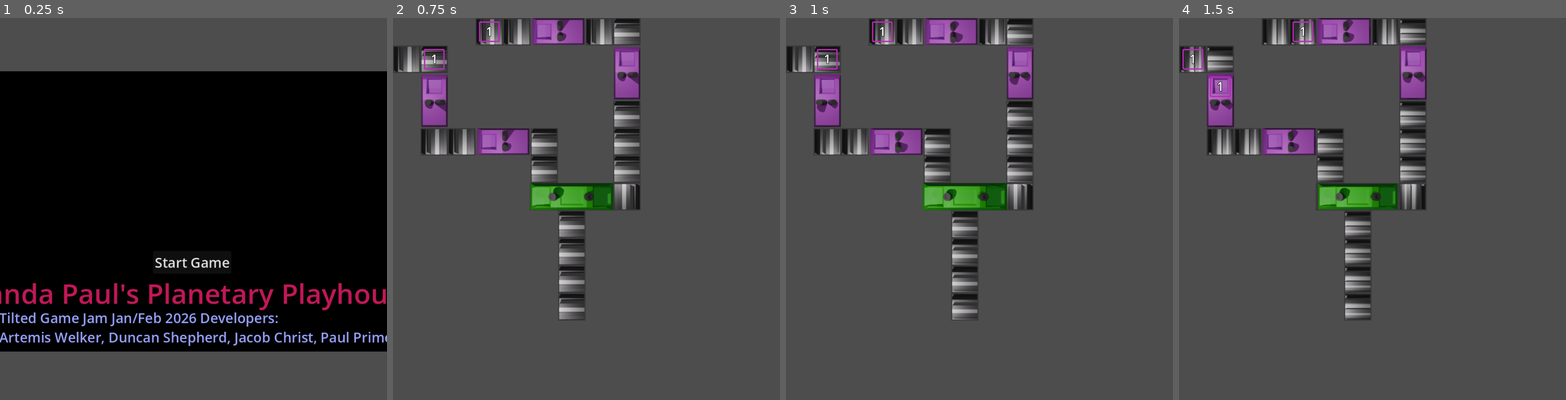
Above: before the commit, frames 1-4 (left to right).
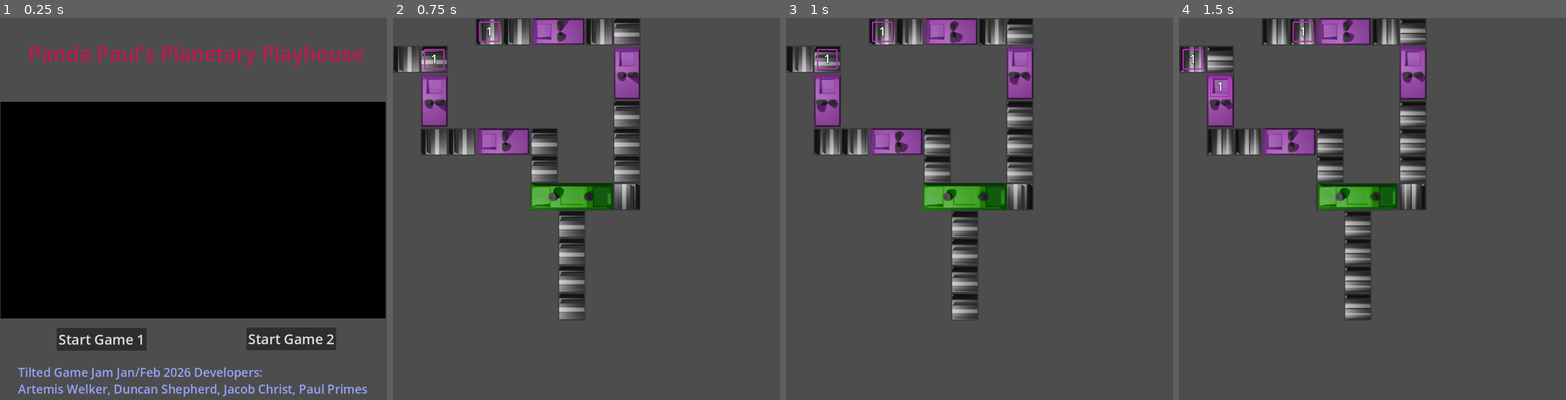
Above: after the commit, the same moments.

Repository: makreth/tiltedgjfeb
Game: Godot game, scene res://title_screen.tscn
The game is run twice, just before and just after one commit, with the same random seed, the same clock (stepped at 60 frames per second) and the same inputs. Video files are missing from this copy of the repository; at most half a second of black plays in their place.
Inputs:
- Up to frame 1 (0.25 s): no input
- Up to frame 2 (0.75 s): click "Start Game" (after the commit: "Start Game 1") at 0.5 s
- Up to frame 3 (1 s): no input
- Up to frame 4 (1.5 s): no input

The runs differ from the first frame. In frame 1, 23% of the frame differs, in the area x 0-100%, y 7-100%; in frame 2, nothing differs; in frame 3, nothing differs; in frame 4, nothing differs.

Commit message:
Added second level so that Jacob can play with the mechanics without messing with Duncan's work.

Diff:
--- /dev/null
+++ b/Scenes/jacobLevel.tscn
@@ -0,0 +1,202 @@
+[gd_scene load_steps=6 format=3 uid="uid://bjpleb2xunsxn"]
+
+[ext_resource type="PackedScene" uid="uid://bf7na3fmrtpu3" path="res://Packed/ConveyorBelt.tscn" id="1_1301m"]
+[ext_resource type="PackedScene" uid="uid://du28ged46ahng" path="res://Packed/AddBinaryMachine.tscn" id="2_3eevy"]
+[ext_resource type="PackedScene" uid="uid://by7ygh5f7r4hq" path="res://Packed/AddFixedMachine.tscn" id="3_dy6l8"]
+[ext_resource type="PackedScene" uid="uid://bubvjqsd2l4cu" path="res://Packed/Item.tscn" id="4_hlc2l"]
+[ext_resource type="PackedScene" uid="uid://b8pitxln1wtbv" path="res://Packed/ExponentFixedMachine.tscn" id="5_s3q7f"]
+
+[node name="MainLevel" type="Node2D"]
+
+[node name="Camera2D" type="Camera2D" parent="."]
+anchor_mode = 0
+
+[node name="ConveyorBelt" parent="." instance=ExtResource("1_1301m")]
+position = Vector2(224, -160)
+facing = 2
+
+[node name="ConveyorBelt2" parent="." instance=ExtResource("1_1301m")]
+position = Vector2(224, -96)
+facing = 2
+
+[node name="ConveyorBelt3" parent="." instance=ExtResource("1_1301m")]
+position = Vector2(224, 32)
+facing = 1
+
+[node name="ConveyorBelt13" parent="." instance=ExtResource("1_1301m")]
+position = Vector2(288, 32)
+facing = 1
+
+[node name="ConveyorBelt14" parent="." instance=ExtResource("1_1301m")]
+position = Vector2(480, 32)
+facing = 1
+
+[node name="ConveyorBelt15" parent="." instance=ExtResource("1_1301m")]
+position = Vector2(544, 32)
+facing = 2
+
+[node name="ConveyorBelt16" parent="." instance=ExtResource("1_1301m")]
+position = Vector2(544, 224)
+facing = 2
+
+[node name="ConveyorBelt20" parent="." instance=ExtResource("1_1301m")]
+position = Vector2(544, 288)
+facing = 2
+
+[node name="ConveyorBelt22" parent="." instance=ExtResource("1_1301m")]
+position = Vector2(544, 352)
+facing = 2
+
+[node name="ConveyorBelt23" parent="." instance=ExtResource("1_1301m")]
+position = Vector2(416, 480)
+facing = 2
+
+[node name="ConveyorBelt24" parent="." instance=ExtResource("1_1301m")]
+position = Vector2(416, 544)
+facing = 2
+
+[node name="ConveyorBelt25" parent="." instance=ExtResource("1_1301m")]
+position = Vector2(416, 608)
+facing = 2
+
+[node name="ConveyorBelt26" parent="." instance=ExtResource("1_1301m")]
+position = Vector2(416, 672)
+facing = 2
+
+[node name="ConveyorBelt21" parent="." instance=ExtResource("1_1301m")]
+position = Vector2(544, 416)
+facing = 3
+
+[node name="ConveyorBelt4" parent="." instance=ExtResource("1_1301m")]
+position = Vector2(224, -32)
+facing = 2
+
+[node name="ConveyorBelt5" parent="." instance=ExtResource("1_1301m")]
+position = Vector2(224, -224)
+facing = 2
+
+[node name="ConveyorBelt10" parent="." instance=ExtResource("1_1301m")]
+position = Vector2(-32, 96)
+facing = 1
+
+[node name="ConveyorBelt11" parent="." instance=ExtResource("1_1301m")]
+position = Vector2(32, 96)
+facing = 1
+
+[node name="ConveyorBelt12" parent="." instance=ExtResource("1_1301m")]
+position = Vector2(96, 96)
+facing = 2
+
+[node name="ConveyorBelt28" parent="." instance=ExtResource("1_1301m")]
+position = Vector2(-224, 96)
+facing = 1
+
+[node name="ConveyorBelt29" parent="." instance=ExtResource("1_1301m")]
+position = Vector2(-160, 96)
+facing = 1
+
+[node name="ConveyorBelt32" parent="." instance=ExtResource("1_1301m")]
+position = Vector2(-288, 96)
+facing = 1
+
+[node name="ConveyorBelt30" parent="." instance=ExtResource("1_1301m")]
+position = Vector2(-96, 96)
+facing = 1
+
+[node name="ConveyorBelt17" parent="." instance=ExtResource("1_1301m")]
+position = Vector2(96, 288)
+facing = 1
+
+[node name="ConveyorBelt18" parent="." instance=ExtResource("1_1301m")]
+position = Vector2(160, 288)
+facing = 1
+
+[node name="ConveyorBelt19" parent="." instance=ExtResource("1_1301m")]
+position = Vector2(352, 288)
+facing = 2
+
+[node name="ConveyorBelt27" parent="." instance=ExtResource("1_1301m")]
+position = Vector2(352, 352)
+facing = 2
+
+[node name="AddFixedMachine" parent="." instance=ExtResource("2_3eevy")]
+position = Vector2(416, 416)
+facing = 2
+
+[node name="AddFixedMachine2" parent="." instance=ExtResource("3_dy6l8")]
+position = Vector2(96, 192)
+facing = 2
+
+[node name="AddFixedMachine5" parent="." instance=ExtResource("3_dy6l8")]
+position = Vector2(256, 288)
+valueToAdd = 3
+facing = 1
+
+[node name="AddFixedMachine3" parent="." instance=ExtResource("3_dy6l8")]
+position = Vector2(384, 32)
+facing = 1
+
+[node name="AddFixedMachine4" parent="." instance=ExtResource("3_dy6l8")]
+position = Vector2(811, 126)
+facing = 2
+
+[node name="Item" parent="." instance=ExtResource("4_hlc2l")]
+position = Vector2(224, 32)
+value = 1
+
+[node name="Item6" parent="." instance=ExtResource("4_hlc2l")]
+position = Vector2(-224, 96)
+value = 1
+
+[node name="ConveyorBelt31" parent="." instance=ExtResource("1_1301m")]
+position = Vector2(-352, 96)
+facing = 1
+
+[node name="Item8" parent="." instance=ExtResource("4_hlc2l")]
+position = Vector2(-352, 96)
+value = 1
+
+[node name="Item5" parent="." instance=ExtResource("4_hlc2l")]
+position = Vector2(-32, 96)
+value = 1
+
+[node name="Item4" parent="." instance=ExtResource("4_hlc2l")]
+position = Vector2(96, 96)
+value = 1
+
+[node name="Item2" parent="." instance=ExtResource("4_hlc2l")]
+position = Vector2(224, -96)
+value = 1
+
+[node name="Item3" parent="." instance=ExtResource("4_hlc2l")]
+position = Vector2(224, -224)
+value = 1
+
+[node name="ConveyorBelt6" parent="." instance=ExtResource("1_1301m")]
+position = Vector2(224, -288)
+facing = 2
+
+[node name="ConveyorBelt7" parent="." instance=ExtResource("1_1301m")]
+position = Vector2(224, -352)
+facing = 2
+
+[node name="Item7" parent="." instance=ExtResource("4_hlc2l")]
+position = Vector2(224, -352)
+value = 1
+
+[node name="ExponentFixedMachine" parent="." instance=ExtResource("5_s3q7f")]
+position = Vector2(544, 128)
+exponentToRaise = 2
+facing = 2
+
+[node name="ConveyorBelt33" parent="." instance=ExtResource("1_1301m")]
+position = Vector2(811, 224)
+facing = 2
+
+[node name="Item9" parent="." instance=ExtResource("4_hlc2l")]
+position = Vector2(811, 32)
+value = 1
+
+[node name="ConveyorBelt34" parent="." instance=ExtResource("1_1301m")]
+position = Vector2(811, 32)
+facing = 2
--- a/title_screen.gd
+++ b/title_screen.gd
@@ -3,6 +3,9 @@
 func _on_start_game_pressed() -> void:
 	get_tree().change_scene_to_file("res://Scenes/mainLevel.tscn")
 
+func _on_start_game_2_pressed() -> void:
+	get_tree().change_scene_to_file("res://Scenes/jacobLevel.tscn")
+
 func _on_credits_pressed() -> void:
 	#get_tree().change_scene_to_file("res://Assets/Scenes/Credits.tscn")
 	pass
--- a/title_screen.tscn
+++ b/title_screen.tscn
@@ -10,22 +10,30 @@
 [node name="Camera2D" type="Camera2D" parent="."]
 
 [node name="VideoStreamPlayer" type="VideoStreamPlayer" parent="."]
-offset_left = -575.0
-offset_top = -326.0
-offset_right = 584.1111
-offset_bottom = 326.0
+offset_left = -448.77777
+offset_top = -255.0
+offset_right = 447.22223
+offset_bottom = 249.0
 stream = ExtResource("1_v6p8y")
 autoplay = true
 expand = true
 loop = true
 
-[node name="Start Game" type="Button" parent="."]
-offset_left = -94.0
-offset_top = 92.0
-offset_right = 88.0
-offset_bottom = 145.0
+[node name="Start Game 1" type="Button" parent="."]
+offset_left = -318.0
+offset_top = 271.0
+offset_right = -109.0
+offset_bottom = 324.0
 theme_override_font_sizes/font_size = 32
-text = "Start Game"
+text = "Start Game 1"
+
+[node name="Start Game 2" type="Button" parent="."]
+offset_left = 123.0
+offset_top = 270.0
+offset_right = 332.0
+offset_bottom = 323.0
+theme_override_font_sizes/font_size = 32
+text = "Start Game 2"
 
 [node name="Credits" type="Button" parent="."]
 visible = false
@@ -38,21 +46,21 @@
 "
 
 [node name="Title" type="RichTextLabel" parent="."]
-offset_left = -518.0
-offset_top = 146.0
-offset_right = 548.0
-offset_bottom = 252.0
+offset_left = -384.0
+offset_top = -401.0
+offset_right = 411.0
+offset_bottom = -326.0
 theme_override_colors/default_color = Color(0.75603217, 0.09301693, 0.34265357, 1)
-theme_override_font_sizes/normal_font_size = 64
+theme_override_font_sizes/normal_font_size = 48
 text = "Panda Paul's Planetary Playhouse"
 
 [node name="Team" type="RichTextLabel" parent="."]
-offset_left = -452.0
-offset_top = 225.0
-offset_right = 494.0
-offset_bottom = 343.0
+offset_left = -408.0
+offset_top = 355.0
+offset_right = 424.0
+offset_bottom = 450.0
 theme_override_colors/default_color = Color(0.58978003, 0.63427687, 0.97886866, 1)
-theme_override_font_sizes/normal_font_size = 32
+theme_override_font_sizes/normal_font_size = 28
 text = "Tilted Game Jam Jan/Feb 2026 Developers:
 Artemis Welker, Duncan Shepherd, Jacob Christ, Paul Primes"
 
@@ -60,5 +68,6 @@
 stream = ExtResource("3_ig5kc")
 autoplay = true
 
-[connection signal="pressed" from="Start Game" to="." method="_on_start_game_pressed"]
+[connection signal="pressed" from="Start Game 1" to="." method="_on_start_game_pressed"]
+[connection signal="pressed" from="Start Game 2" to="." method="_on_start_game_2_pressed"]
 [connection signal="pressed" from="Credits" to="." method="_on_credits_pressed"]
